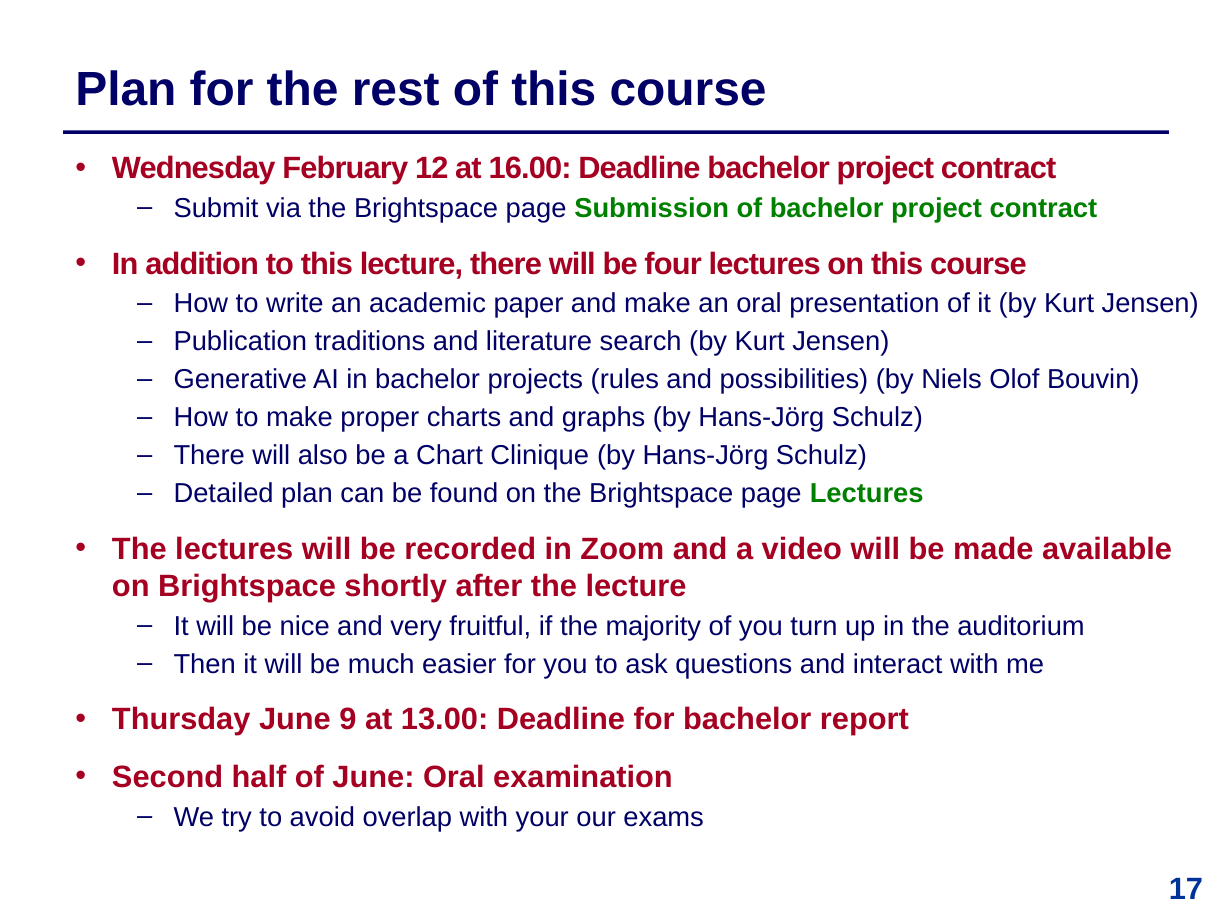
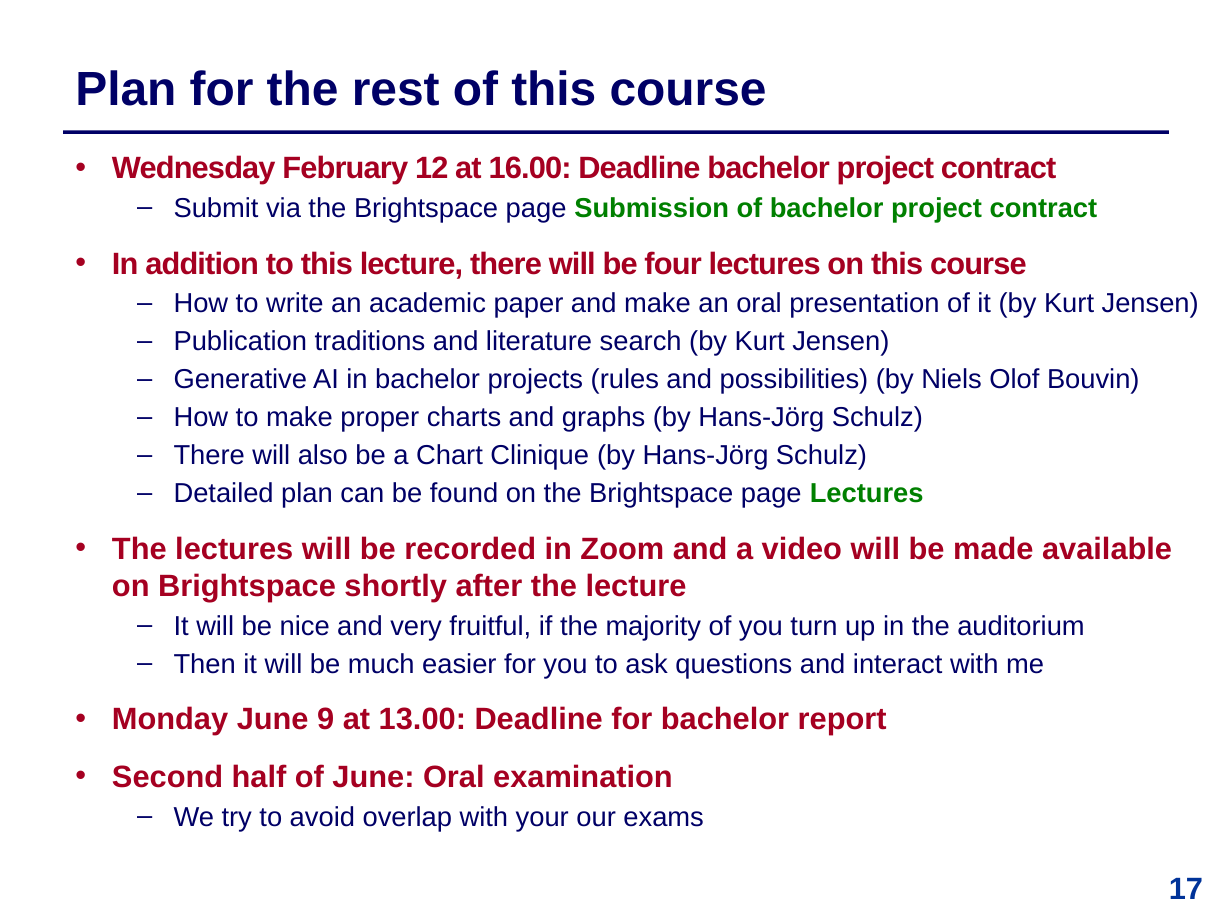
Before and after one commit to IntProgAU/Materiale, a slide deck: slide 17 of web/b25/1 Bachelor Contract .pptx. Drawn at 1232x924 pixels with LibreOffice and Linux fonts; fonts in the diff are those of the drawing. Boxes give left, top, right and bottom in pixels: in the first picture for what was removed or moved away, otherwise in the second. Text is boxed around its words. In the diff, an @@ line names an element or a change of style, - is before the commit and + after.

```diff
--- a/web/b25/1 Bachelor Contract .pptx
+++ b/web/b25/1 Bachelor Contract .pptx
@@ text at [112,706,887,735]: text changed @@
-  • Thursday June 9 at 13.00: Deadline for bachelor report
+  • Monday June 9 at 13.00: Deadline for bachelor report
```
